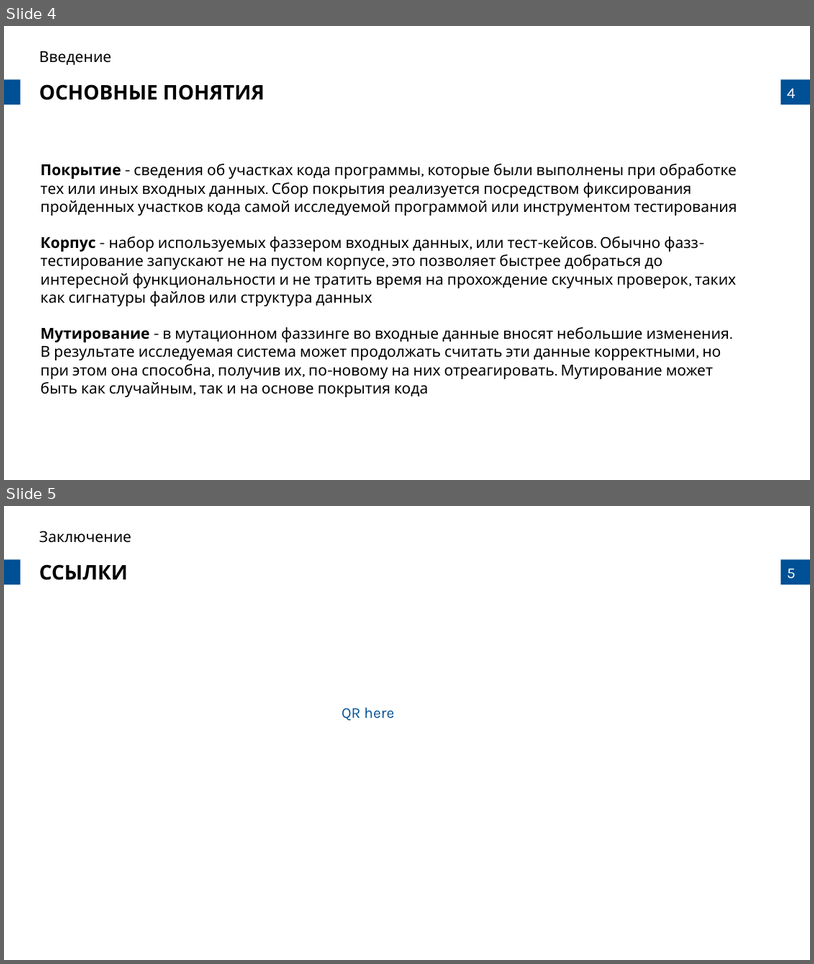
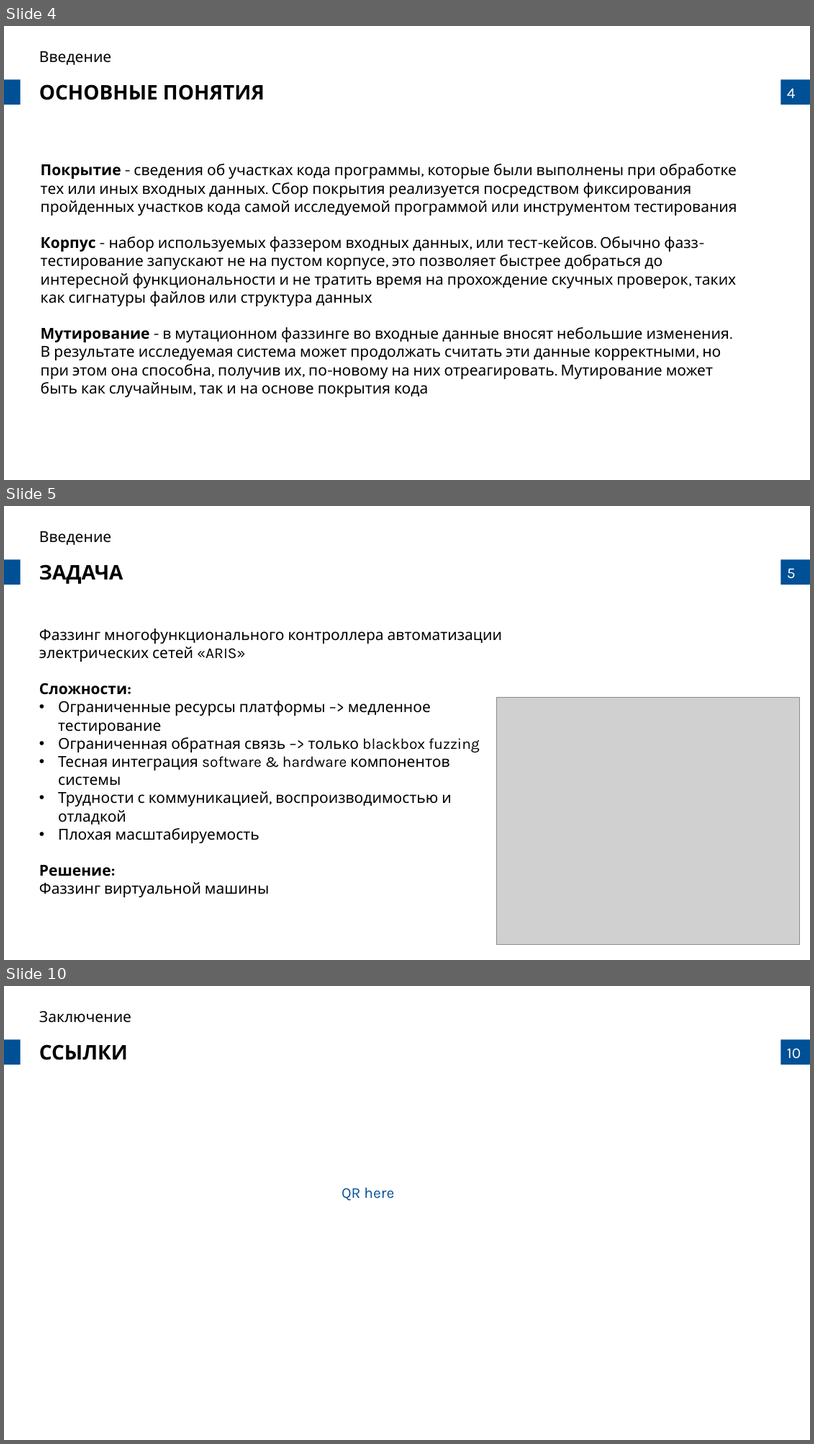
Before and after one commit to prostoAlexandr/BeeTech_2024, a slide deck: Belikov_Virtual_machine_fuzzing_types_and_approaches.pptx. Shown one above the other, each under a label of ours: slides 4 and 5 before the commit, slides 4, 5 and 10 after it; the slides between them are not shown. The pictures are 814x964 and 814x1444 pixels, drawn with LibreOffice and Linux fonts; fonts in the diff are those of the drawing; grey boxes stand for pictures; background and template pictures are left out. Boxes give left, top, right and bottom in pixels: in the first picture for what was removed or moved away, otherwise in the second. Text is boxed around its words. In the diff, an @@ line names an element or a change of style, - is before the commit and + after.

```diff
--- a/Belikov_Virtual_machine_fuzzing_types_and_approaches.pptx
+++ b/Belikov_Virtual_machine_fuzzing_types_and_approaches.pptx
@@ slide 5 added at (4,506,810,960), background #FFFFFF; not listed: 3 template elements that a slide beside it also shows @@
@@ text added at (39,531,111,545), 18 pt, text #000000 @@
+Введение
@@ text added at (39,564,124,584), 24 pt, text #000000, bold @@
+ЗАДАЧА
@@ text added at (39,628,502,897), 18 pt, text #000000 @@
+Фаззинг многофункционального контроллера автоматизации электрических сетей «ARIS»
+Сложности:
+• Ограниченные ресурсы платформы –> медленное тестирование
+• Ограниченная обратная связь –> только blackbox fuzzing
+• Тесная интеграция software & hardware компонентов системы
+• Трудности с коммуникацией, воспроизводимостью и отладкой
+• Плохая масштабируемость
+Решение:
+Фаззинг виртуальной машины
@@ picture added at (496,698,800,944) @@
@@ what was slide 5 is now slide 10 @@
@@ page number at (787,1048,801,1058): text changed @@
-5
+10
```
Also in this commit, not shown: 4 other slides added, 3 other files.
